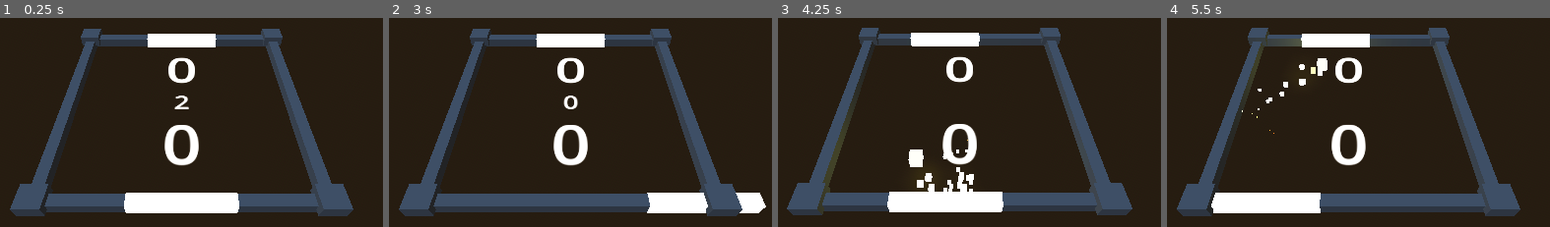
Above: before the commit, frames 1-4 (left to right).
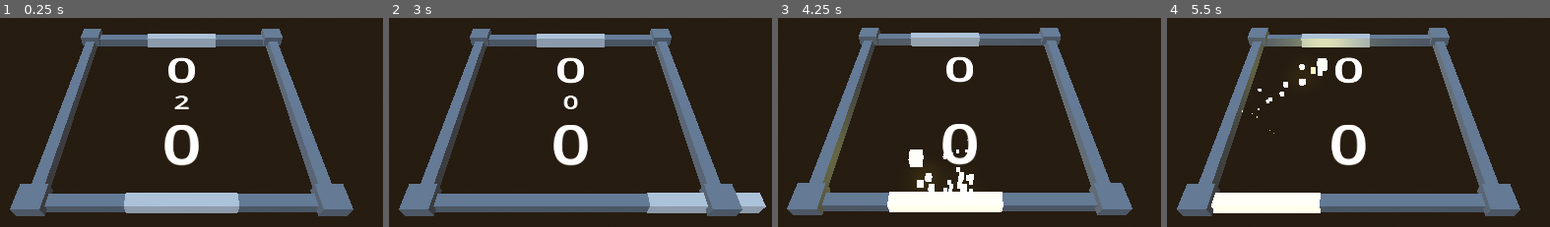
Above: after the commit, the same moments.

Repository: wangbinyq/prototypes
Game: Godot game, scene res://paddle-square/PaddleSquare.tscn
Same seed, same stepped clock (60 frames per second), same inputs: the game is played once before the commit and once after it.
Inputs:
- Up to frame 1 (0.25 s): no input
- Up to frame 2 (3 s): tap Enter at 0.5 s; hold Right (ui_right) 0.53-1.28 s; hold Left (ui_left) 1.28-2.03 s; hold Right (ui_right) from 2.03 s (still down)
- Up to frame 3 (4.25 s): release Right (ui_right) at 3.53 s; hold Left (ui_left) from 3.53 s (still down)
- Up to frame 4 (5.5 s): keep holding Left (ui_left)

The runs differ from the first frame. In frame 1, 19% of the frame differs, in the area x 2-93%, y 5-95%; in frame 2, 19%, in the area x 2-99%, y 5-95%; in frame 3, 16%; in frame 4, 16%.

Commit message:
feat(paddle-square): implement reactive goal surfaces with shader timing effects

Diff:
--- a/paddle-square/PaddleSquare.tscn
+++ b/paddle-square/PaddleSquare.tscn
@@ -1,8 +1,9 @@
-[gd_scene load_steps=21 format=3 uid="uid://br4d3b1ls0oab"]
+[gd_scene load_steps=22 format=3 uid="uid://br4d3b1ls0oab"]
 
 [ext_resource type="PackedScene" uid="uid://du0aoxpxyms7g" path="res://paddle-square/paddle.tscn" id="1_5ebhm"]
 [ext_resource type="Script" uid="uid://dhu75hx4238ge" path="res://paddle-square/PaddleGame.gd" id="1_vsrrr"]
 [ext_resource type="Script" uid="uid://cdbba57331gle" path="res://paddle-square/lively_camera.gd" id="2_mgiss"]
+[ext_resource type="Shader" uid="uid://bhv14oygvdg33" path="res://paddle-square/reactive-surface.tres" id="2_or8g8"]
 [ext_resource type="Script" uid="uid://dgu67686ntv18" path="res://paddle-square/ball.gd" id="3_vsrrr"]
 [ext_resource type="Shader" uid="uid://do4c0xg3hgqqx" path="res://paddle-square/bounce-particles.tres" id="5_0diqx"]
 
@@ -22,8 +23,12 @@
 glow_hdr_threshold = 2.5
 glow_hdr_scale = 4.0
 
-[sub_resource type="StandardMaterial3D" id="StandardMaterial3D_5x6pi"]
-albedo_color = Color(0.501961, 0.501961, 0.501961, 1)
+[sub_resource type="ShaderMaterial" id="ShaderMaterial_uingb"]
+render_priority = 0
+shader = ExtResource("2_or8g8")
+shader_parameter/BaseColor = Color(0.66, 0.66, 0.66, 1)
+shader_parameter/TimeOfLastHit = -99.0
+shader_parameter/EmissionColor = Color(10, 10, 0, 1)
 
 [sub_resource type="StandardMaterial3D" id="StandardMaterial3D_5ebhm"]
 shading_mode = 0
@@ -107,54 +112,65 @@
 shadow_enabled = true
 
 [node name="CSGCombiner3D" type="CSGCombiner3D" parent="."]
-material_override = SubResource("StandardMaterial3D_5x6pi")
 
 [node name="Bottom" type="CSGBox3D" parent="CSGCombiner3D"]
 transform = Transform3D(1, 0, 0, 0, 1, 0, 0, 0, 1, 0, 0, 10.5)
 size = Vector3(20, 1, 1)
+material = SubResource("ShaderMaterial_uingb")
 
 [node name="Top" type="CSGBox3D" parent="CSGCombiner3D"]
 transform = Transform3D(1, 0, 0, 0, 1, 0, 0, 0, 1, 0, 0, -10.5)
 size = Vector3(20, 1, 1)
+material = SubResource("ShaderMaterial_uingb")
 
 [node name="Left" type="CSGBox3D" parent="CSGCombiner3D"]
 transform = Transform3D(1, 0, 0, 0, 1, 0, 0, 0, 1, -10.5, 0, 0)
 size = Vector3(1, 1, 20)
+material = SubResource("ShaderMaterial_uingb")
 
 [node name="Right" type="CSGBox3D" parent="CSGCombiner3D"]
 transform = Transform3D(1, 0, 0, 0, 1, 0, 0, 0, 1, 10.5, 0, 0)
 size = Vector3(1, 1, 20)
+material = SubResource("ShaderMaterial_uingb")
 
 [node name="TopLeft" type="CSGBox3D" parent="CSGCombiner3D"]
 transform = Transform3D(1, 0, 0, 0, 1, 0, 0, 0, 1, -10.5, 0.5, -10.5)
 size = Vector3(2, 1, 2)
+material = SubResource("ShaderMaterial_uingb")
 
 [node name="TopRight" type="CSGBox3D" parent="CSGCombiner3D"]
 transform = Transform3D(1, 0, 0, 0, 1, 0, 0, 0, 1, 10.5, 0.5, -10.5)
 size = Vector3(2, 1, 2)
+material = SubResource("ShaderMaterial_uingb")
 
 [node name="BottomLeft" type="CSGBox3D" parent="CSGCombiner3D"]
 transform = Transform3D(1, 0, 0, 0, 1, 0, 0, 0, 1, -10.5, 0.5, 10.5)
 size = Vector3(2, 1, 2)
+material = SubResource("ShaderMaterial_uingb")
 
 [node name="BottomRight" type="CSGBox3D" parent="CSGCombiner3D"]
 transform = Transform3D(1, 0, 0, 0, 1, 0, 0, 0, 1, 10.5, 0.5, 10.5)
 size = Vector3(2, 1, 2)
+material = SubResource("ShaderMaterial_uingb")
 
 [node name="Camera3D" type="Camera3D" parent="."]
 transform = Transform3D(1, 0, 0, 0, 0.642788, 0.766044, 0, -0.766044, 0.642788, 0, 19, 20)
 script = ExtResource("2_mgiss")
 
-[node name="TopPaddle" parent="." node_paths=PackedStringArray("score_text") instance=ExtResource("1_5ebhm")]
+[node name="TopPaddle" parent="." node_paths=PackedStringArray("score_text", "goal_mesh") instance=ExtResource("1_5ebhm")]
 transform = Transform3D(8, 0, 0, 0, 1, 0, 0, 0, 1, 0, 0, -10.5)
 is_ai = true
 min_extents = 1.0
 score_text = NodePath("../TopScore")
-
-[node name="BottomPaddle" parent="." node_paths=PackedStringArray("score_text") instance=ExtResource("1_5ebhm")]
+goal_mesh = NodePath("../CSGCombiner3D/Bottom")
+goal_color = Color(1.2, 0, 0, 1)
+
+[node name="BottomPaddle" parent="." node_paths=PackedStringArray("score_text", "goal_mesh") instance=ExtResource("1_5ebhm")]
 transform = Transform3D(8, 0, 0, 0, 1, 0, 0, 0, 1, 0, 0, 10.5)
 min_extents = 1.0
 score_text = NodePath("../BottomScore")
+goal_mesh = NodePath("../CSGCombiner3D/Top")
+goal_color = Color(0, 1.2, 0, 1)
 
 [node name="Ball" type="MeshInstance3D" parent="." node_paths=PackedStringArray("bounce_particle", "start_particle", "trail_particle")]
 mesh = SubResource("BoxMesh_j8bx3")
--- a/paddle-square/paddle.gd
+++ b/paddle-square/paddle.gd
@@ -7,17 +7,24 @@
 @export_range(0, 100) var speed := 10.0
 @export_range(0, 100) var max_targeting_bias := 0.75
 @export var score_text: Label3D
+@export var goal_mesh: CSGBox3D
+@export_color_no_alpha var goal_color := Color.WHITE
 
 var extents := 0.0
 var score := 0
 var targeting_bias := 0.0
+var goal_material: ShaderMaterial
 var paddle_material: ShaderMaterial
 
+var emission_color_id = 'EmissionColor'
 var time_of_last_hit_id = 'TimeOfLastHit'
 
 func _ready() -> void:
 	paddle_material = mesh.surface_get_material(0).duplicate() as ShaderMaterial
 	set_surface_override_material(0, paddle_material)
+	goal_material = goal_mesh.material.duplicate() as ShaderMaterial
+	goal_mesh.material = goal_material
+	goal_material.set_shader_parameter(emission_color_id, goal_color)
 
 func move(target: float, arena_extents: float, delta: float):
 	var px = adjust_by_ai(position.x, target, delta) if is_ai else adjust_by_player(position.x, delta)
@@ -60,6 +67,7 @@
 	change_targeting_bias()
 
 func score_point(points_to_win: int) -> bool:
+	goal_material.set_shader_parameter(time_of_last_hit_id, Time.get_ticks_msec() / 1000.0)
 	set_score(score + 1, points_to_win)
 	return score >= points_to_win
 
--- a/paddle-square/paddle.tscn
+++ b/paddle-square/paddle.tscn
@@ -7,8 +7,8 @@
 render_priority = 0
 shader = ExtResource("1_jxsfc")
 shader_parameter/BaseColor = Color(1, 1, 1, 1)
-shader_parameter/TimeOfLastHit = 0.0
-shader_parameter/EmissionColor = Color(10, 10, 0, 1)
+shader_parameter/TimeOfLastHit = -100.0
+shader_parameter/EmissionColor = Color(1.5, 1.5, 0, 1)
 
 [sub_resource type="BoxMesh" id="BoxMesh_mpvc0"]
 material = SubResource("ShaderMaterial_rymce")
--- a/paddle-square/reactive-surface.tres
+++ b/paddle-square/reactive-surface.tres
@@ -10,6 +10,7 @@
 [sub_resource type="VisualShaderNodeFloatParameter" id="VisualShaderNodeFloatParameter_5wuxw"]
 parameter_name = "TimeOfLastHit"
 default_value_enabled = true
+default_value = -99.0
 
 [sub_resource type="VisualShaderNodeInput" id="VisualShaderNodeInput_2gbwp"]
 input_name = "time"
@@ -35,10 +36,10 @@
 
 [resource]
 code = "shader_type spatial;
-render_mode blend_mix, depth_draw_opaque, cull_back, diffuse_lambert, specular_schlick_ggx, unshaded;
+render_mode blend_mix, depth_draw_opaque, cull_back, diffuse_lambert, specular_schlick_ggx;
 
 uniform vec4 BaseColor : source_color = vec4(1.000000, 1.000000, 1.000000, 1.000000);
-uniform float TimeOfLastHit = 0.0;
+uniform float TimeOfLastHit = -99.0;
 uniform vec4 EmissionColor : source_color = vec4(10.000000, 10.000000, 0.000000, 1.000000);
 
 
@@ -88,7 +89,7 @@
 
 }
 "
-flags/unshaded = true
+graph_offset = Vector2(-431.931, 17.3166)
 preview_params/EmissionColor = "Color(10, 10, 0, 1)"
 nodes/vertex/0/position = Vector2(300, 140)
 nodes/fragment/0/position = Vector2(180, 20)
@@ -105,9 +106,9 @@
 nodes/fragment/7/node = SubResource("VisualShaderNodeFloatFunc_m3jk1")
 nodes/fragment/7/position = Vector2(-460, 460)
 nodes/fragment/8/node = SubResource("VisualShaderNodeVectorOp_1ggaj")
-nodes/fragment/8/position = Vector2(-180, 420)
+nodes/fragment/8/position = Vector2(-220, 380)
 nodes/fragment/9/node = SubResource("VisualShaderNodeColorParameter_ddy03")
 nodes/fragment/9/position = Vector2(-520, 580)
 nodes/fragment/10/node = SubResource("VisualShaderNodeFloatConstant_mt5jr")
 nodes/fragment/10/position = Vector2(-160, 160)
-nodes/fragment/connections = PackedInt32Array(4, 0, 5, 0, 3, 0, 5, 1, 5, 0, 6, 0, 6, 0, 7, 0, 7, 0, 8, 0, 9, 0, 8, 1, 8, 0, 0, 5, 10, 0, 0, 3, 2, 0, 0, 0)
+nodes/fragment/connections = PackedInt32Array(4, 0, 5, 0, 3, 0, 5, 1, 5, 0, 6, 0, 6, 0, 7, 0, 7, 0, 8, 0, 9, 0, 8, 1, 10, 0, 0, 3, 8, 0, 0, 5, 2, 0, 0, 0)
